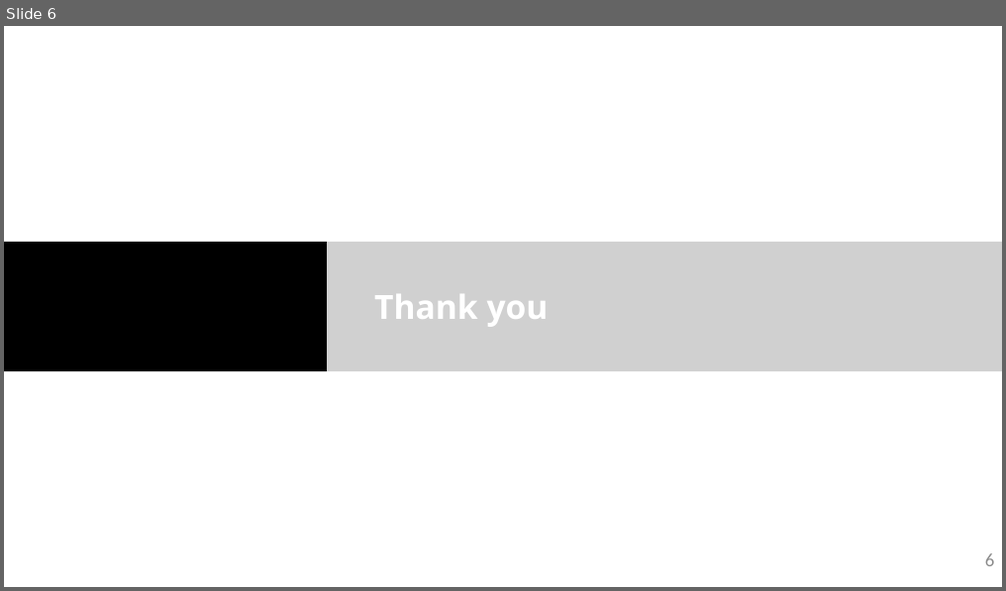
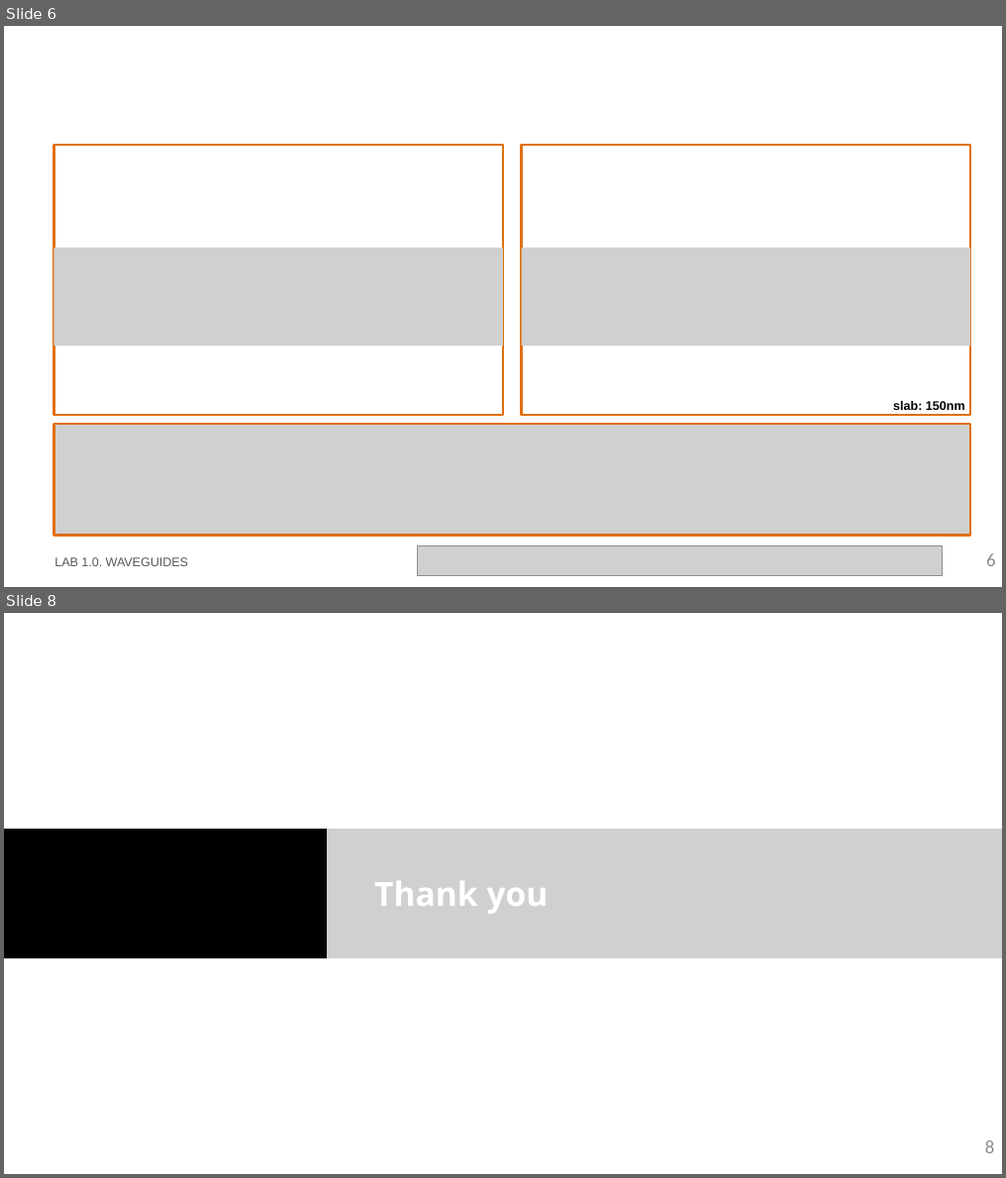
Before and after one commit to nordin001/pdk_UPVfab_v2, a slide deck: training/IPSP/Lab1/LabBook_010.pptx. Shown one above the other, each under a label of ours: slide 6 before the commit, slides 6 and 8 after it; the slides between them are not shown. The pictures are 1006x591 and 1006x1178 pixels, drawn with LibreOffice and Linux fonts; fonts in the diff are those of the drawing; grey boxes stand for pictures; background and template pictures are left out. Boxes give left, top, right and bottom in pixels: in the first picture for what was removed or moved away, otherwise in the second. Text is boxed around its words. In the diff, an @@ line names an element or a change of style, - is before the commit and + after.

```diff
--- a/training/IPSP/Lab1/LabBook_010.pptx
+++ b/training/IPSP/Lab1/LabBook_010.pptx
@@ slide 6 added at <box>4,26,1002,587</box>, background #FFFFFF @@
@@ rectangle added at <box>54,144,503,415</box>, outline #E0700D 2.25 pt @@
@@ rectangle added at <box>522,144,970,415</box>, outline #E0700D 2.25 pt @@
@@ picture added at <box>54,248,503,346</box> @@
@@ picture added at <box>522,248,970,346</box> @@
@@ text added at <box>893,401,965,410</box>, 12 pt, text #000000, bold @@
+slab: 150nm
@@ picture added at <box>54,424,971,536</box> @@
@@ text added at <box>54,558,188,567</box>, 12 pt, text #585858 @@
+LAB 1.0. WAVEGUIDES
@@ picture added at <box>417,547,943,576</box> @@
@@ page number added at <box>986,554,996,567</box>, 18 pt, text #8C8C8C @@
+6
@@ what was slide 6 is now slide 8 @@
@@ page number at <box>985,1141,995,1154</box>: text changed @@
-6
+8
```
Also in this commit, not shown: 1 slide changed, 1 other slide added, 1 other file.
